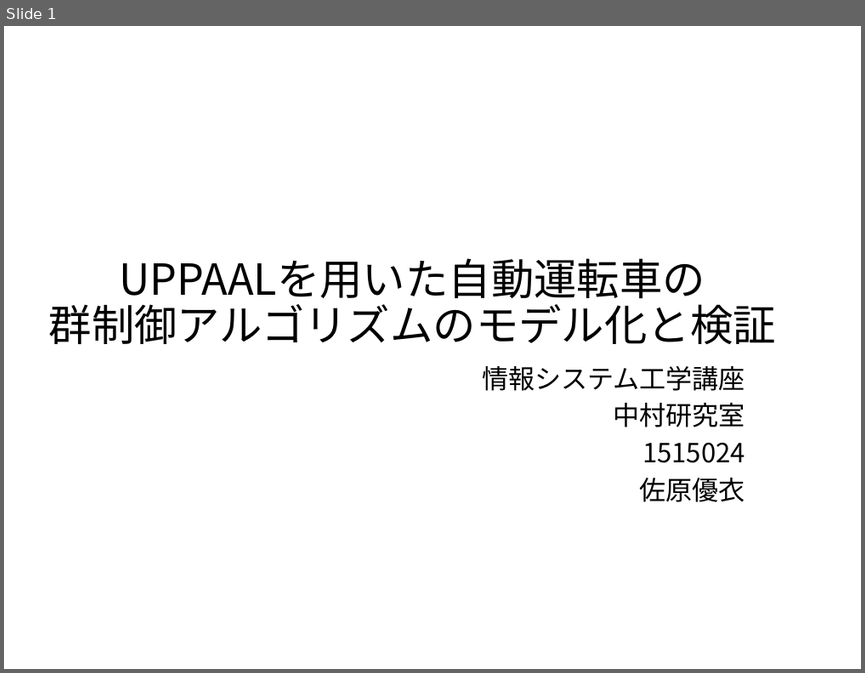
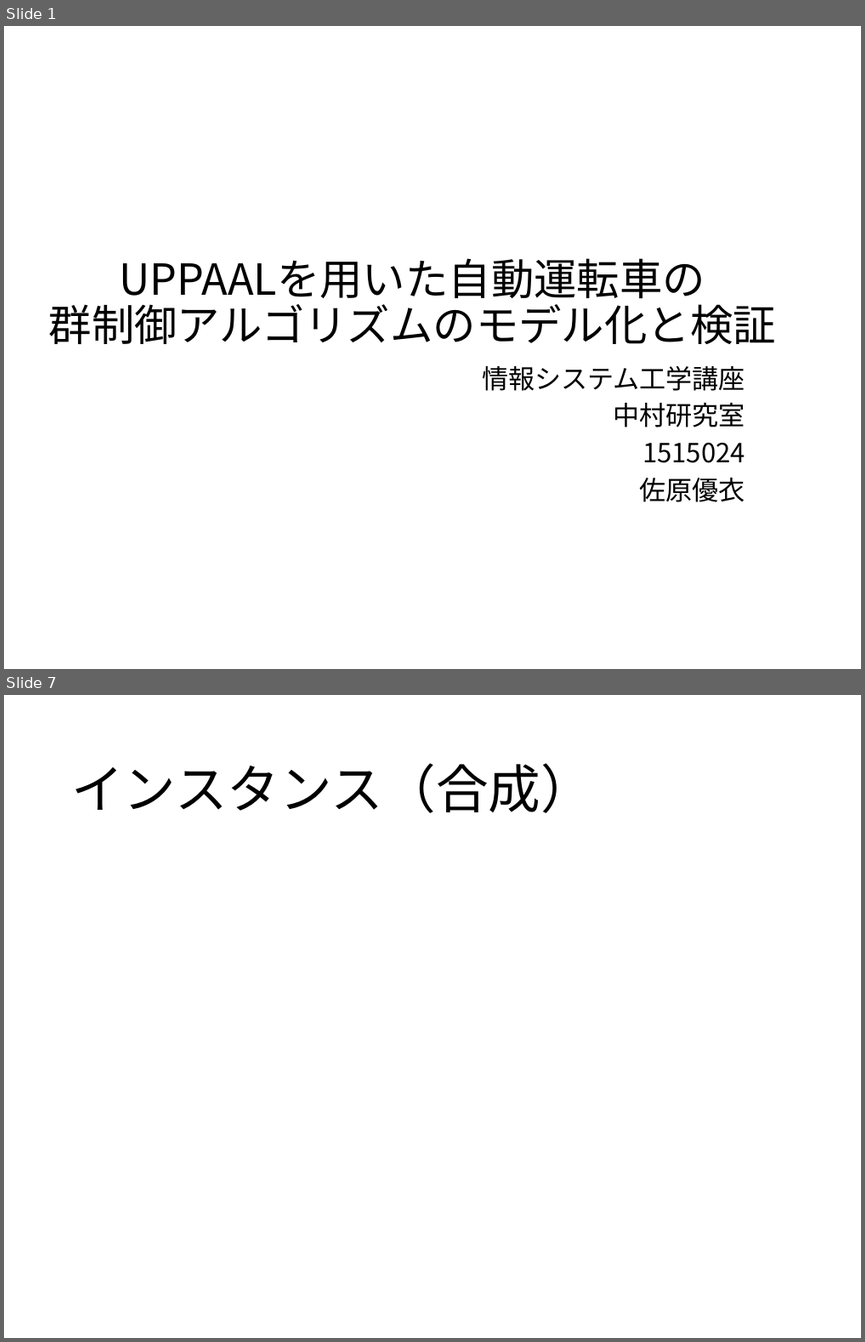
Before and after one commit to Sahara62/graduateResearch, a slide deck: GraduateSlide.pptx. Shown one above the other, each under a label of ours: slide 1 before the commit, slides 1 and 7 after it; the slides between them are not shown. The pictures are 865x673 and 865x1342 pixels, drawn with LibreOffice and Linux fonts; fonts in the diff are those of the drawing. Boxes give left, top, right and bottom in pixels: in the first picture for what was removed or moved away, otherwise in the second. Text is boxed around its words. In the diff, an @@ line names an element or a change of style, - is before the commit and + after.

```diff
--- a/GraduateSlide.pptx
+++ b/GraduateSlide.pptx
@@ slide 7 added at box(4, 695, 861, 1338), background #FFFFFF @@
@@ title added at box(71, 763, 593, 813), 44 pt, text #000000 @@
+インスタンス（合成）
```
Also in this commit, not shown: 6 slides changed, 3 other slides added, 1 slide removed, 3 other files.
